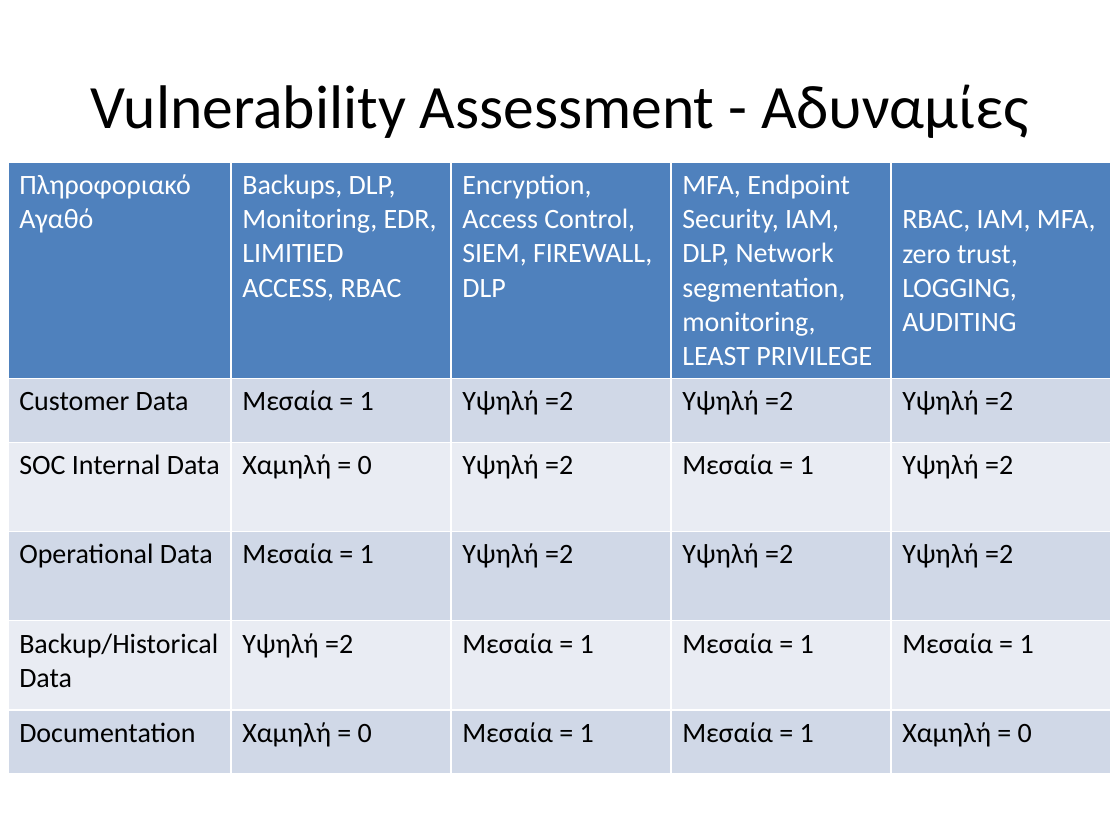
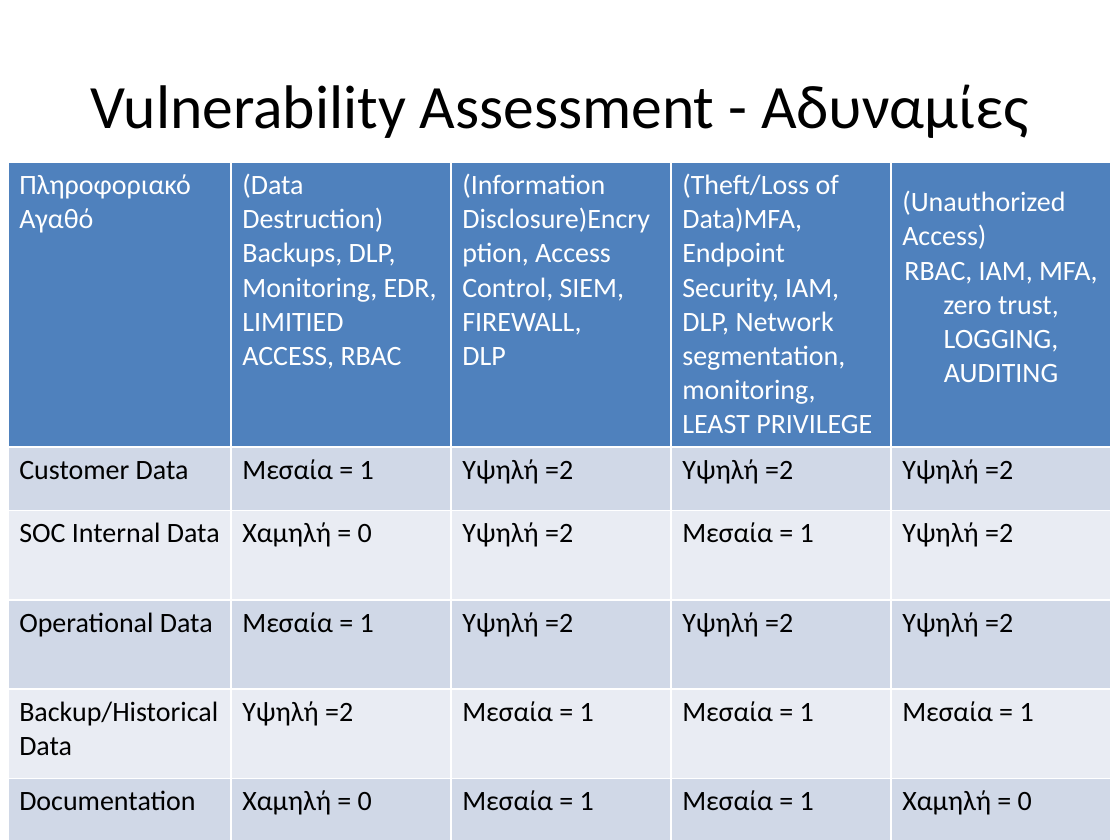
Before and after one commit to rafis-hub/info_sec_goverance, a slide deck: slide 13 of ergasia2/Final_Risk_Management_Presentation_With_Tables.pptx. Drawn at 1120x840 pixels with LibreOffice and Linux fonts; fonts in the diff are those of the drawing. Boxes give left, top, right and bottom in pixels: in the first picture for what was removed or moved away, otherwise in the second. Text is boxed around its words. In the diff, an @@ line names an element or a change of style, - is before the commit and + after.

```diff
--- a/ergasia2/Final_Risk_Management_Presentation_With_Tables.pptx
+++ b/ergasia2/Final_Risk_Management_Presentation_With_Tables.pptx
@@ table at (8,162,1109,838) @@
-row 1: Πληροφοριακό Αγαθό | Backups, DLP, Monitoring, EDR, LIMITIED ACCESS, RBAC | Encryption, Access Control, SIEM, FIREWALL, / DLP | MFA, Endpoint Security, IAM, DLP, Network segmentation, monitoring, LEAST PRIVILEGE | RBAC, IAM, MFA, zero trust, LOGGING, AUDITING
+row 1: Πληροφοριακό Αγαθό | (Data Destruction) / Backups, DLP, Monitoring, EDR, LIMITIED ACCESS, RBAC | (Information Disclosure)Encryption, Access Control, SIEM, FIREWALL, / DLP | (Theft/Loss of Data)MFA, Endpoint Security, IAM, DLP, Network segmentation, monitoring, LEAST PRIVILEGE | (Unauthorized Access) / RBAC, IAM, MFA, zero trust, LOGGING, AUDITING
```
Also in this commit, not shown: 5 other files.
